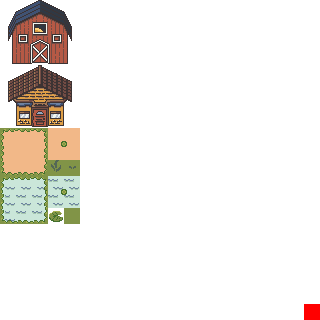
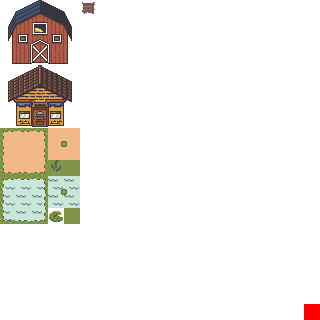
Layers edited between the first and the second w=320, h=320 image:
removed layer "grass" over [69, 166, 76, 169]
added layer "Layer 2" above "Layer 1" over [82, 2, 95, 14]
